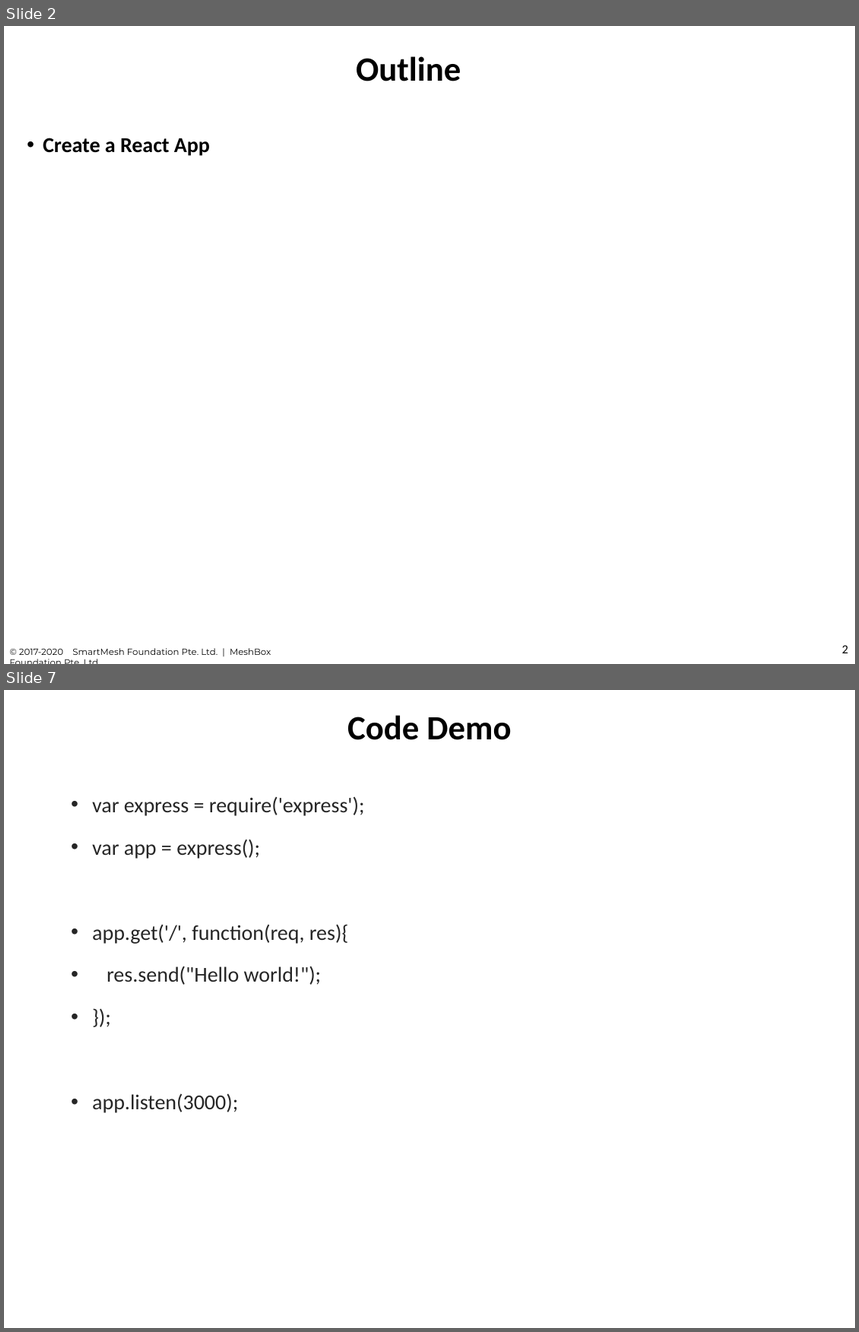
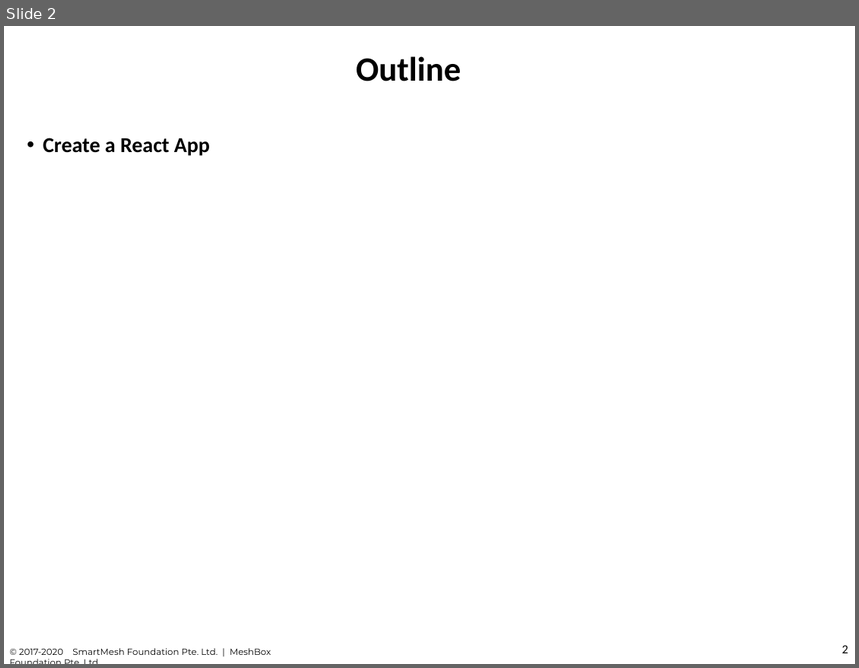
Before and after one commit to chuacw/SGUS-Slides, a slide deck: BCI - Day11 - Node-Express 2.pptx. Shown one above the other, each under a label of ours: slides 2 and 7 before the commit, slide 2 after it; the slides between them are not shown. The pictures are 859x1332 and 859x668 pixels, drawn with LibreOffice and Linux fonts; fonts in the diff are those of the drawing. Boxes give left, top, right and bottom in pixels: in the first picture for what was removed or moved away, otherwise in the second. Text is boxed around its words. In the diff, an @@ line names an element or a change of style, - is before the commit and + after.

```diff
--- a/BCI - Day11 - Node-Express 2.pptx
+++ b/BCI - Day11 - Node-Express 2.pptx
@@ slide 7 removed at (x1=4, y1=690, x2=855, y2=1328), background #FFFFFF @@
@@ title removed at (x1=348, y1=715, x2=511, y2=740) @@
-Code Demo
@@ text removed at (x1=92, y1=796, x2=365, y2=1113) @@
-• var express = require('express');
-• var app = express();
-• app.get('/', function(req, res){
-• res.send("Hello world!");
-• });
-• app.listen(3000);
```
Also in this commit, not shown: 11 slides added, 7 other slides removed, 3 other files.
